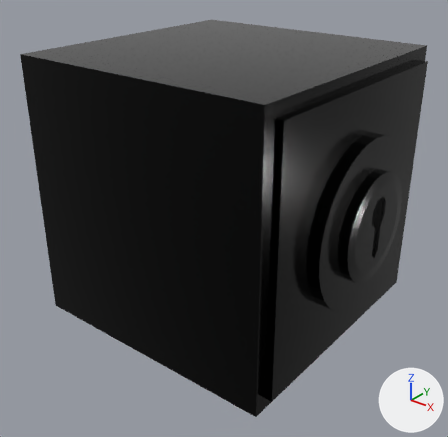
The Blender file VRRage-VR/assets/models/office/blendfiles/safe.blend: old version first, new version second.
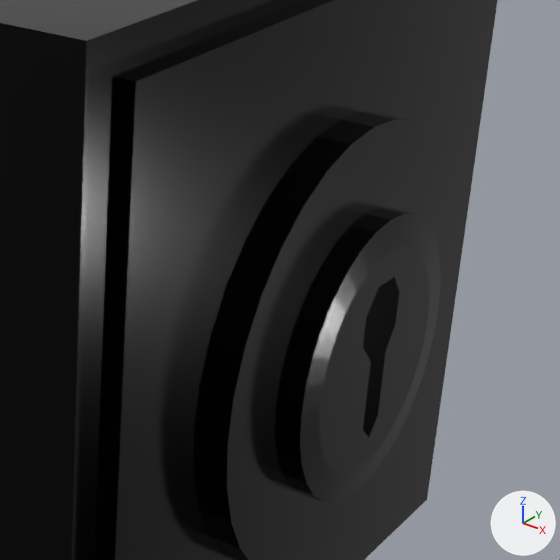
Each version is shown whole from a camera (50 mm lens) standing at (1.35, -1.722, 0.912) and looking at (0.036, -0.081, -0.106), then close up on the part from 52% to 100% of the width and 20% to 70% of the height. The axes (+X, +Y, +Z) are drawn at lower right. The lights are the same throughout.

Names of what the first close-up shows: 'safe-rigid'.
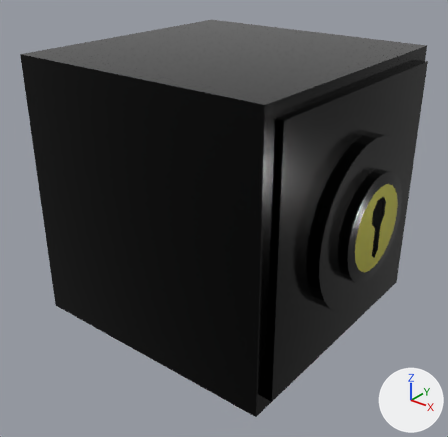
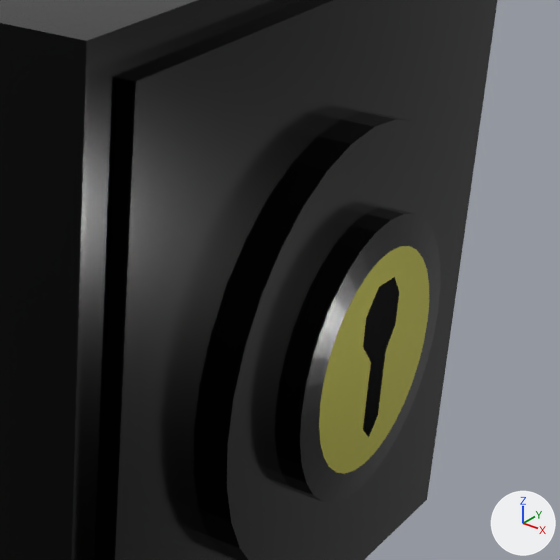
The change, as JSON lines over the scene's bpy script:
```json
{"op": "add", "block": "mat_keyhole", "code": ["mat_keyhole = principled_material('keyhole')", "mat_keyhole.base_color = (0.497, 0.474, 0.0232)  # yellow #bbb72a", "mat_keyhole.metallic = 0.422", "mat_keyhole.roughness = 0.179"]}
{"block": "me_cylinder", "where": "me_cylinder.from_pydata(...)  # 187 vertices, 145 faces; spans x -0.5..0.5, y -0.5..0.5, z -1.048..0.062"}
{"block": "me_cylinder", "where": "# used by ob_safe_rigid; location = (0.548, 0.0, 0.0); rotation_euler = (0.0, 1.571, 0.0), in degrees (0, 90, 0)"}
{"block": "me_cylinder", "change": "me_cylinder part 1: all 2 faces centred in x -0.011..0.006, y -0.075..0.065, z 0.062 switch from mat_metal (black #242424) to mat_keyhole (yellow #bbb72a)"}
```

Boxes (x1, y1, x2, y2) around the edits, measured in the close-ups (560 x 560 px):
```json
{"part": 1, "of": "me_cylinder", "change": "recoloured", "before": [319, 246, 429, 474], "after": [319, 246, 429, 474], "on screen": "black to yellow"}
```
